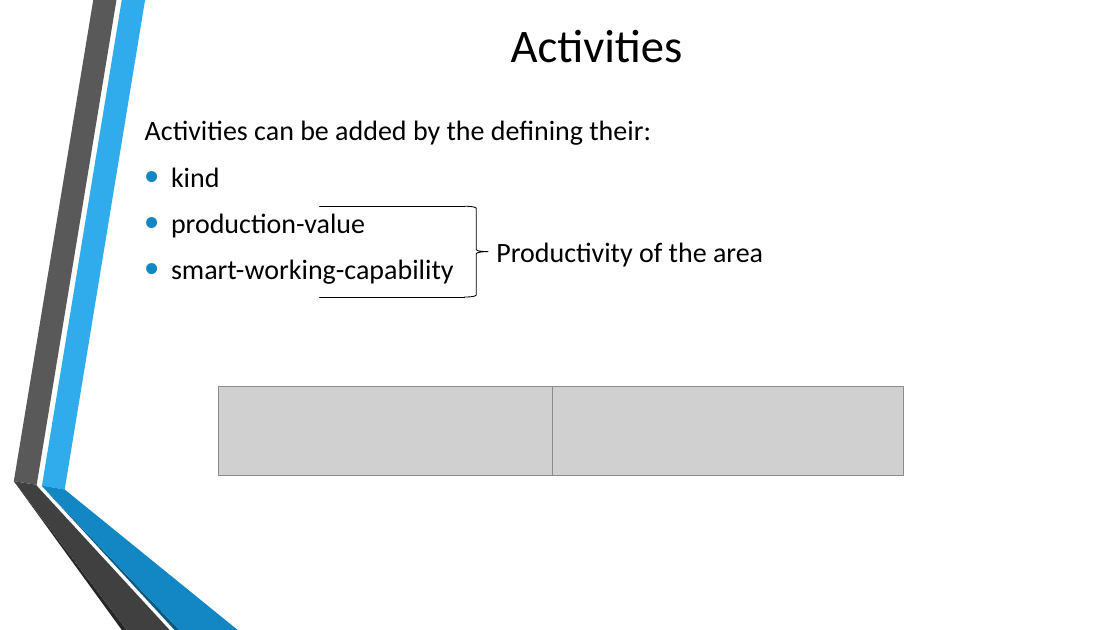
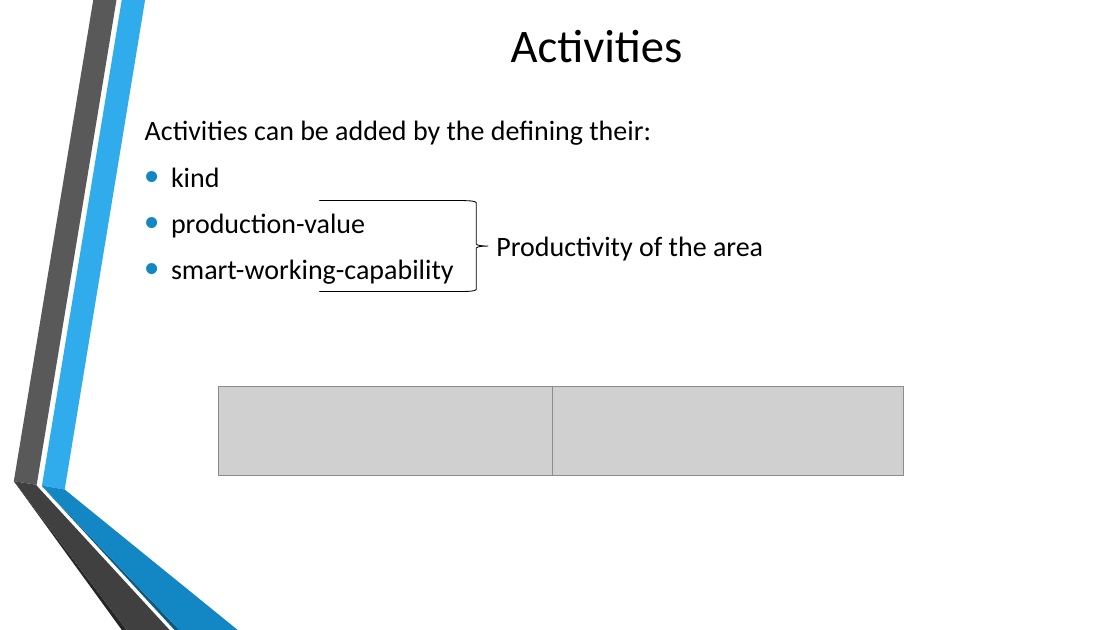
Before and after one commit to gpisanelli/EpiDEMExtended, a slide deck: slide 5 of docs/EpiDEMExtendedPresentation.pptx. Drawn at 1120x630 pixels with LibreOffice and Linux fonts; fonts in the diff are those of the drawing; grey boxes stand for pictures; background and template pictures are left out. Boxes give left, top, right and bottom in pixels: in the first picture for what was removed or moved away, otherwise in the second. Text is boxed around its words. In the diff, an @@ line names an element or a change of style, - is before the commit and + after.

Commit message:
Ppt brackets adjustments

```diff
--- a/docs/EpiDEMExtendedPresentation.pptx
+++ b/docs/EpiDEMExtendedPresentation.pptx
@@ 2 lines, 1 text, 1 right brace: place and size @@
-2 lines, 1 text, 1 right brace at (319,207,763,297)
+2 lines, 1 text, 1 right brace at (319,201,763,292)
```
